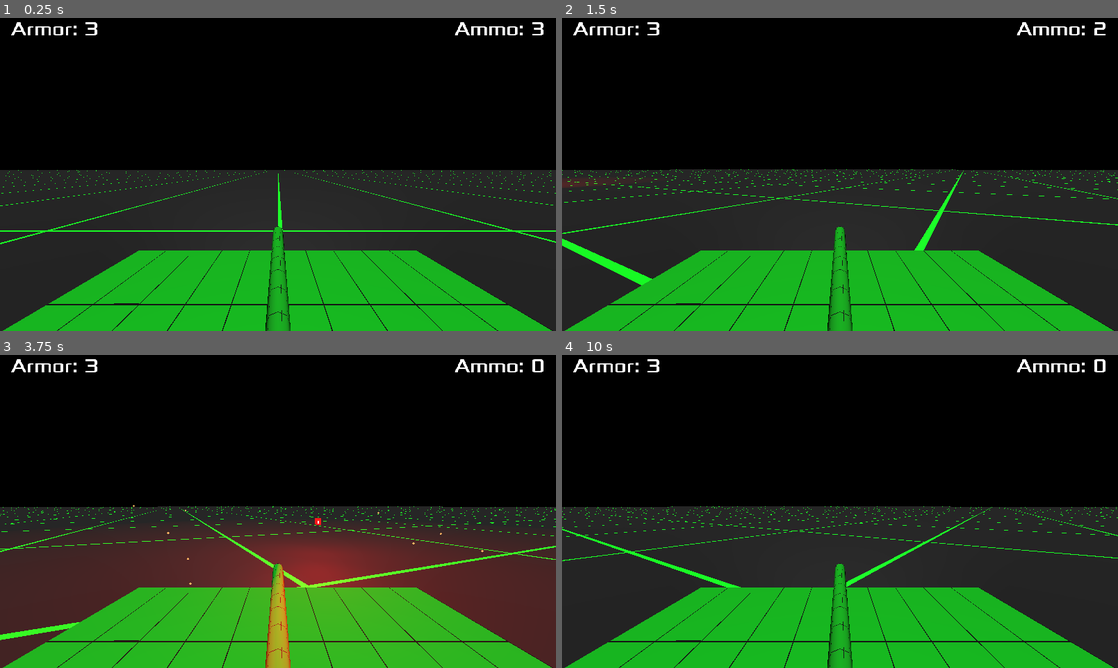
Above: before the commit, frames 1-4 (two rows, left to right).
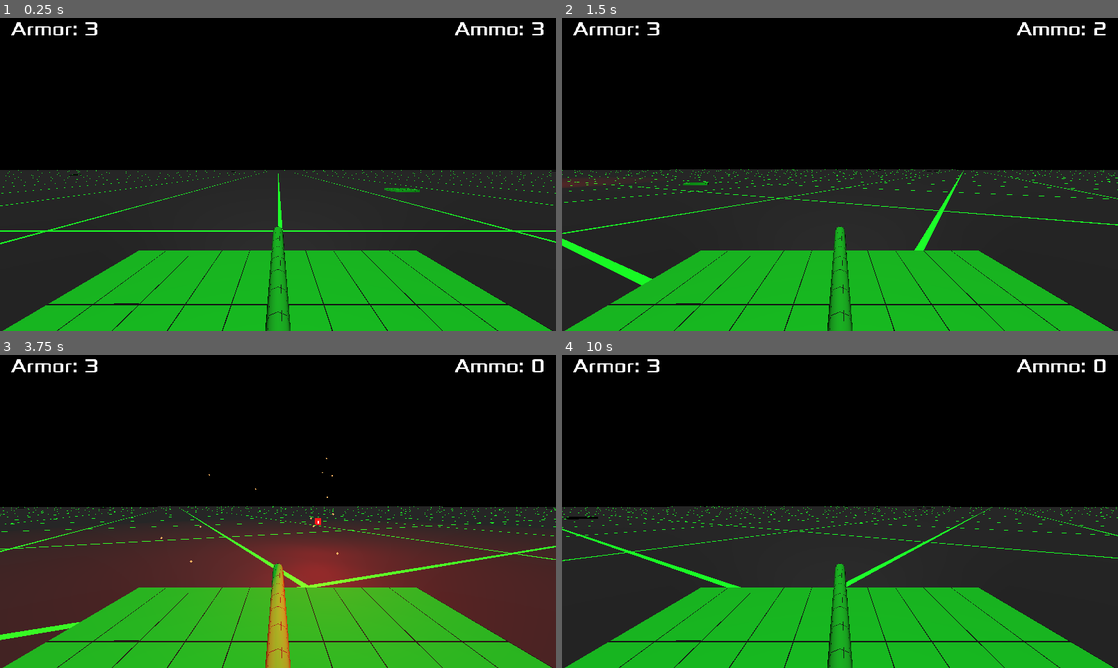
Above: after the commit, the same moments.

Repository: Kromey/spectre
Game: Godot game, scene res://Main.tscn
Same seed, same stepped clock (60 frames per second), same inputs: the game is played once before the commit and once after it.
Inputs:
- Up to frame 1 (0.25 s): no input
- Up to frame 2 (1.5 s): hold D (movement_right) 0.53-1.28 s; hold Space (action_shoot) 0.53-1.28 s; hold S (movement_backward) from 1.28 s (still down); tap Space (action_shoot) at 1.35 s
- Up to frame 3 (3.75 s): release S (movement_backward) at 2.03 s; hold D (movement_right) 2.03-2.78 s; hold Space (action_shoot) 2.03-2.78 s; hold W (movement_forward) 2.78-3.53 s; tap Space (action_shoot) at 2.85 s; hold A (movement_left) from 3.53 s (still down); hold Space (action_shoot) from 3.53 s (still down)
- Up to frame 4 (10 s): release Space (action_shoot) at 4.28 s; tap Space (action_shoot) every 1.5 s from 4.35 to 8.85 s; release A (movement_left) at 5.03 s; hold S (movement_backward) 5.03-5.78 s; hold Space (action_shoot) 5.03-5.78 s; hold D (movement_right) 5.78-6.53 s; hold W (movement_forward) 6.53-7.28 s; hold Space (action_shoot) 6.53-7.28 s; hold D (movement_right) 7.28-8.03 s; hold S (movement_backward) 8.03-8.78 s; hold Space (action_shoot) 8.03-8.78 s; hold A (movement_left) 8.78-9.53 s; hold W (movement_forward) from 9.53 s (still down); hold Space (action_shoot) from 9.53 s (still down)

The runs differ from the first frame. In frame 1, less than 0.1% of the frame differs, in the area x 12-100%, y 48-56%; in frame 2, less than 0.1%; in frame 3, less than 0.1%; in frame 4, less than 0.1%.

Commit message:
Randomly spawn armor pickups on the map

Diff:
--- /dev/null
+++ b/ArmorPickup.gd
@@ -0,0 +1,12 @@
+extends Spatial
+
+export(int) var pickup_value = 2
+
+func _ready():
+	$SpinnyAnim.play("Spinny")
+	$PulsyAnim.play("Pulsy")
+
+func _on_Area_body_entered(body):
+	if body.is_in_group("player"):
+		body.repair_damage(pickup_value)
+		queue_free()
--- /dev/null
+++ b/ArmorPickup.tscn
@@ -0,0 +1,82 @@
+[gd_scene load_steps=7 format=2]
+
+[ext_resource path="res://materials/BaseTank.material" type="Material" id=1]
+[ext_resource path="res://ArmorPickup.gd" type="Script" id=2]
+
+[sub_resource type="BoxShape" id=1]
+extents = Vector3( 0.25, 0.5, 0.25 )
+
+[sub_resource type="CubeMesh" id=2]
+material = ExtResource( 1 )
+size = Vector3( 0.05, 0.05, 0.5 )
+
+[sub_resource type="Animation" id=3]
+resource_name = "Spinny"
+length = 10.0
+loop = true
+tracks/0/type = "value"
+tracks/0/path = NodePath(".:rotation_degrees")
+tracks/0/interp = 1
+tracks/0/loop_wrap = true
+tracks/0/imported = false
+tracks/0/enabled = true
+tracks/0/keys = {
+"times": PoolRealArray( 0, 10 ),
+"transitions": PoolRealArray( 1, 1 ),
+"update": 0,
+"values": [ Vector3( 0, 0, 0 ), Vector3( 0, 360, 0 ) ]
+}
+
+[sub_resource type="Animation" id=4]
+resource_name = "Pulsy"
+length = 5.0
+loop = true
+tracks/0/type = "value"
+tracks/0/path = NodePath(".:scale")
+tracks/0/interp = 1
+tracks/0/loop_wrap = true
+tracks/0/imported = false
+tracks/0/enabled = true
+tracks/0/keys = {
+"times": PoolRealArray( 0, 2.5 ),
+"transitions": PoolRealArray( 1, 1 ),
+"update": 0,
+"values": [ Vector3( 1, 1, 1 ), Vector3( 0.75, 0.75, 0.75 ) ]
+}
+
+[node name="ArmorPickup" type="Spatial"]
+transform = Transform( -0.830032, 0, -0.065787, 0, 0.832635, 0, 0.065787, 0, -0.830032, 0, 0.05, 0 )
+script = ExtResource( 2 )
+
+[node name="Area" type="Area" parent="."]
+
+[node name="CollisionShape" type="CollisionShape" parent="Area"]
+shape = SubResource( 1 )
+
+[node name="Bar1" type="MeshInstance" parent="."]
+transform = Transform( 1, 0, 0, 0, 1, 0, 0, 0, 1, 0.25, 0, 0 )
+mesh = SubResource( 2 )
+material/0 = null
+
+[node name="Bar2" type="MeshInstance" parent="."]
+transform = Transform( 1, 0, 0, 0, 1, 0, 0, 0, 1, -0.25, 0, 0 )
+mesh = SubResource( 2 )
+material/0 = null
+
+[node name="Bar3" type="MeshInstance" parent="."]
+transform = Transform( -4.37114e-08, 0, 1, 0, 1, 0, -1, 0, -4.37114e-08, 0, 0, 0.25 )
+mesh = SubResource( 2 )
+material/0 = null
+
+[node name="Bar4" type="MeshInstance" parent="."]
+transform = Transform( -4.37114e-08, 0, 1, 0, 1, 0, -1, 0, -4.37114e-08, 0, 0, -0.25 )
+mesh = SubResource( 2 )
+material/0 = null
+
+[node name="SpinnyAnim" type="AnimationPlayer" parent="."]
+anims/Spinny = SubResource( 3 )
+
+[node name="PulsyAnim" type="AnimationPlayer" parent="."]
+anims/Pulsy = SubResource( 4 )
+
+[connection signal="body_entered" from="Area" to="." method="_on_Area_body_entered"]
--- a/Main.gd
+++ b/Main.gd
@@ -3,6 +3,7 @@
 #const PillBomb = preload("res://PillBomb.tscn")
 const PlayerTank = preload("res://tanks/player/PlayerTank.tscn")
 const AITank = preload("res://tanks/AITank.tscn")
+const ArmorPickup = preload("res://ArmorPickup.tscn")
 
 
 # Called when the node enters the scene tree for the first time.
@@ -32,6 +33,14 @@
 		add_child(tank)
 		_e = tank.connect("dead", self, "tank_death")
 
+	for _i in 35:
+		var x = rng.randf_range(-90, 90)
+		var z = rng.randf_range(-90, 90)
+
+		var pickup = ArmorPickup.instance()
+		pickup.translate(Vector3(x, 0, z))
+		add_child(pickup)
+
 # Pretty hacky, but calling this at game start ensures all our materials get
 # compiled and eliminates "first-shot lag"
 func first_shot(player):
--- a/tanks/BaseTank.gd
+++ b/tanks/BaseTank.gd
@@ -119,6 +119,9 @@
 	if damage >= MAX_DAMAGE:
 		die()
 
+func repair_damage(amount):
+	take_damage(0, -amount)
+
 func die():
 	emit_signal("dead")
 	queue_free()
